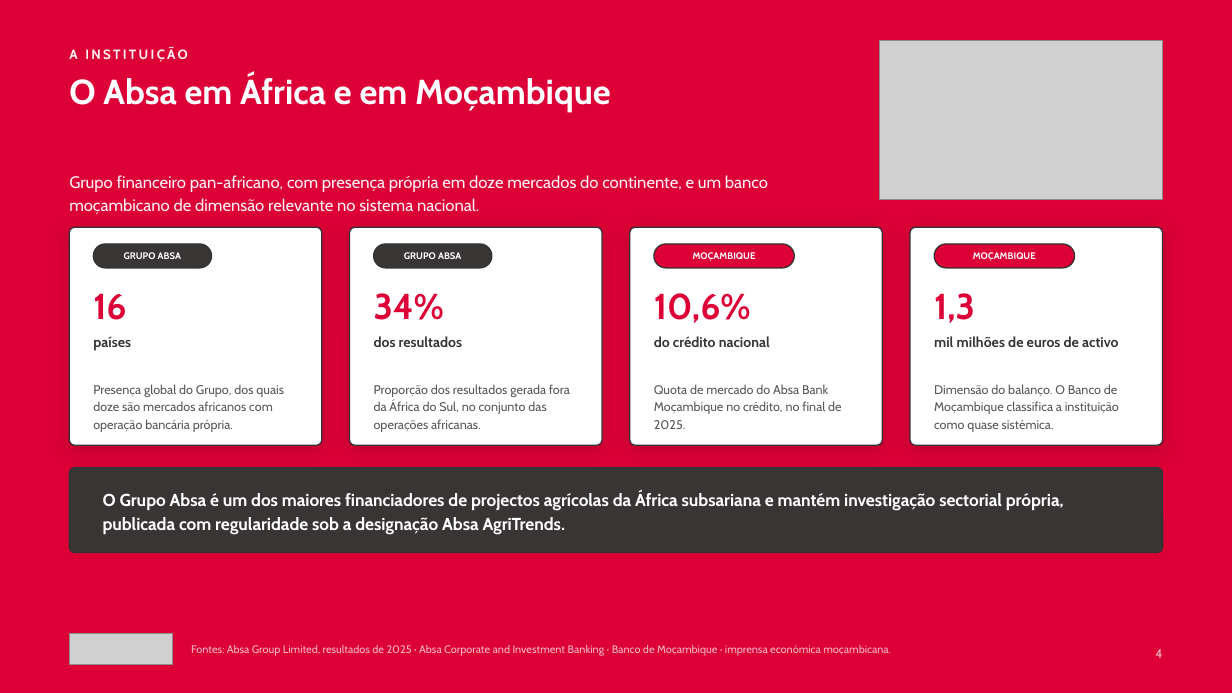
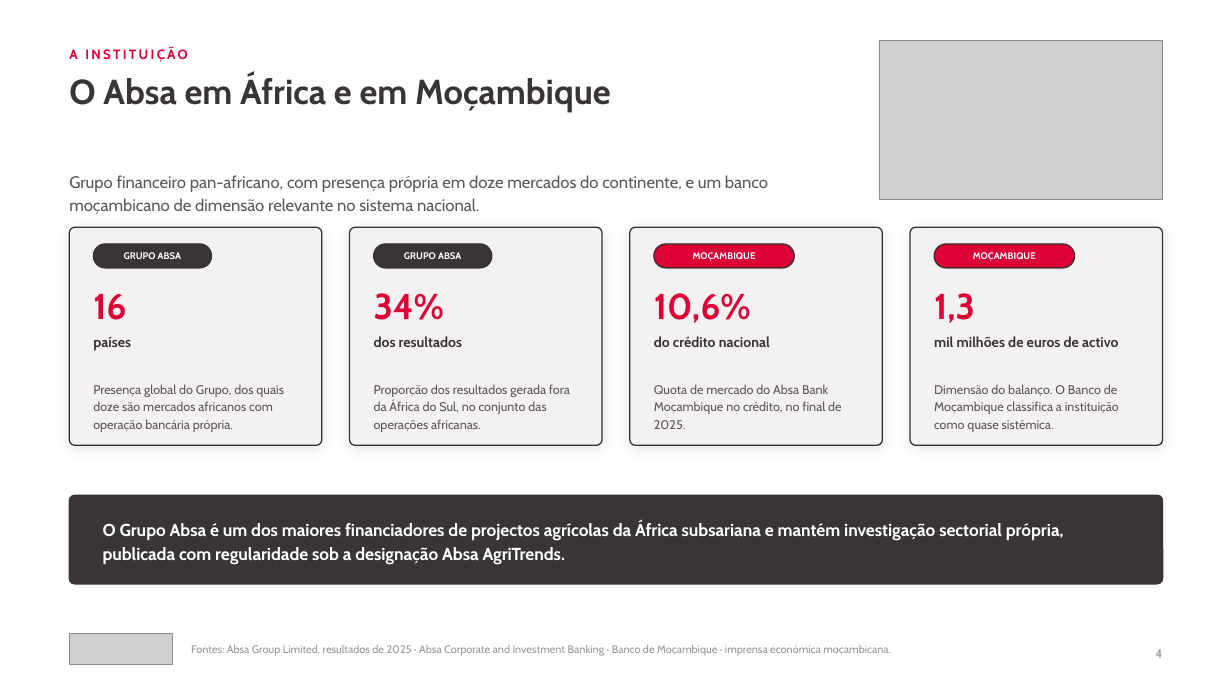
Before and after one commit to timoteomirolejr-hue/momo, a slide deck: slide 4 of cvp-agronegocios/CVP_Agronegocios_Absa_Mocambique_2026.pptx. Drawn at 1232x693 pixels with LibreOffice and Linux fonts; fonts in the diff are those of the drawing; grey boxes stand for pictures. Boxes give left, top, right and bottom in pixels: in the first picture for what was removed or moved away, otherwise in the second. Text is boxed around its words. In the diff, an @@ line names an element or a change of style, - is before the commit and + after.

```diff
--- a/cvp-agronegocios/CVP_Agronegocios_Absa_Mocambique_2026.pptx
+++ b/cvp-agronegocios/CVP_Agronegocios_Absa_Mocambique_2026.pptx
@@ background #DC0037 to #FFFFFF @@
@@ text "A INSTITUIÇÃO" at box(69, 47, 188, 62): text colour #FFF1F3 to #DC0037 @@
@@ text "O Absa em África e ..." at box(69, 75, 611, 112): text colour #FFFFFF to #3A3535 @@
@@ text "Grupo financeiro pan-africano, com presença ..." at box(69, 175, 768, 214): text colour #FFF1F3 to #5D5757 @@
@@ fill #FFFFFF to #F4F1F1; shadow changed in 4 elements at box(69, 227, 322, 445), box(349, 227, 602, 445), box(630, 227, 883, 445), box(910, 227, 1163, 445) @@
@@ rounded rectangle: place and size @@
-rounded rectangle at box(69, 468, 1163, 553)
+rounded rectangle at box(69, 495, 1163, 584)
@@ rounded rectangle at box(69, 495, 1163, 584): proportions changed @@
@@ text "O Grupo Absa é um ...": place and size @@
-text "O Grupo Absa é um ..." at box(103, 493, 1064, 535)
+text "O Grupo Absa é um ..." at box(103, 521, 1064, 564)
@@ text "Fontes: Absa Group Limited, resultados ..." at box(191, 645, 891, 656): text colour #F3B9C4 to #9A9494 @@
@@ text "4" at box(1155, 649, 1162, 658): text colour #F3B9C4 to #9A9494 @@
```
Also in this commit, not shown: 22 other slides changed, 2 other files.
